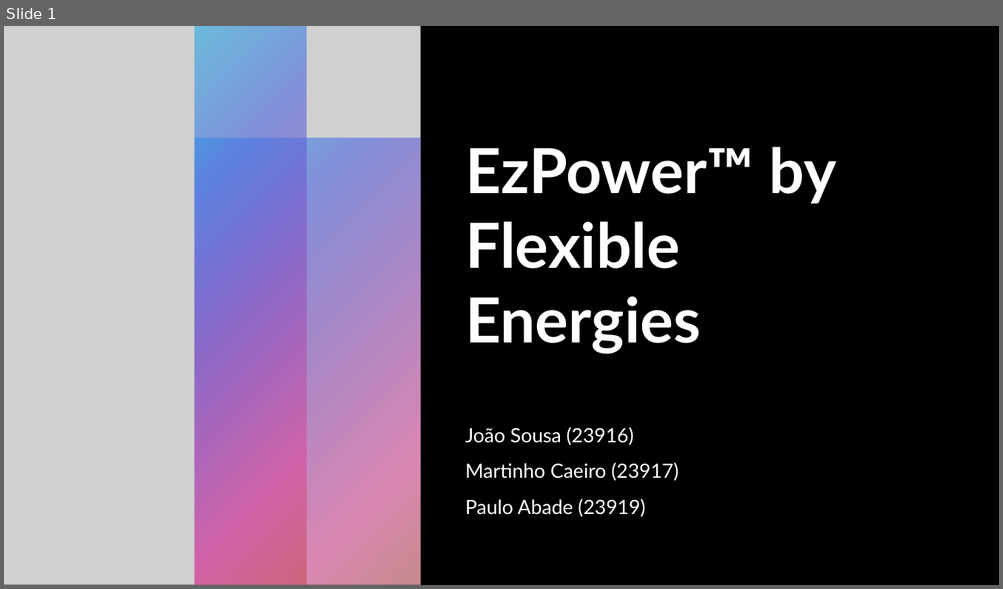
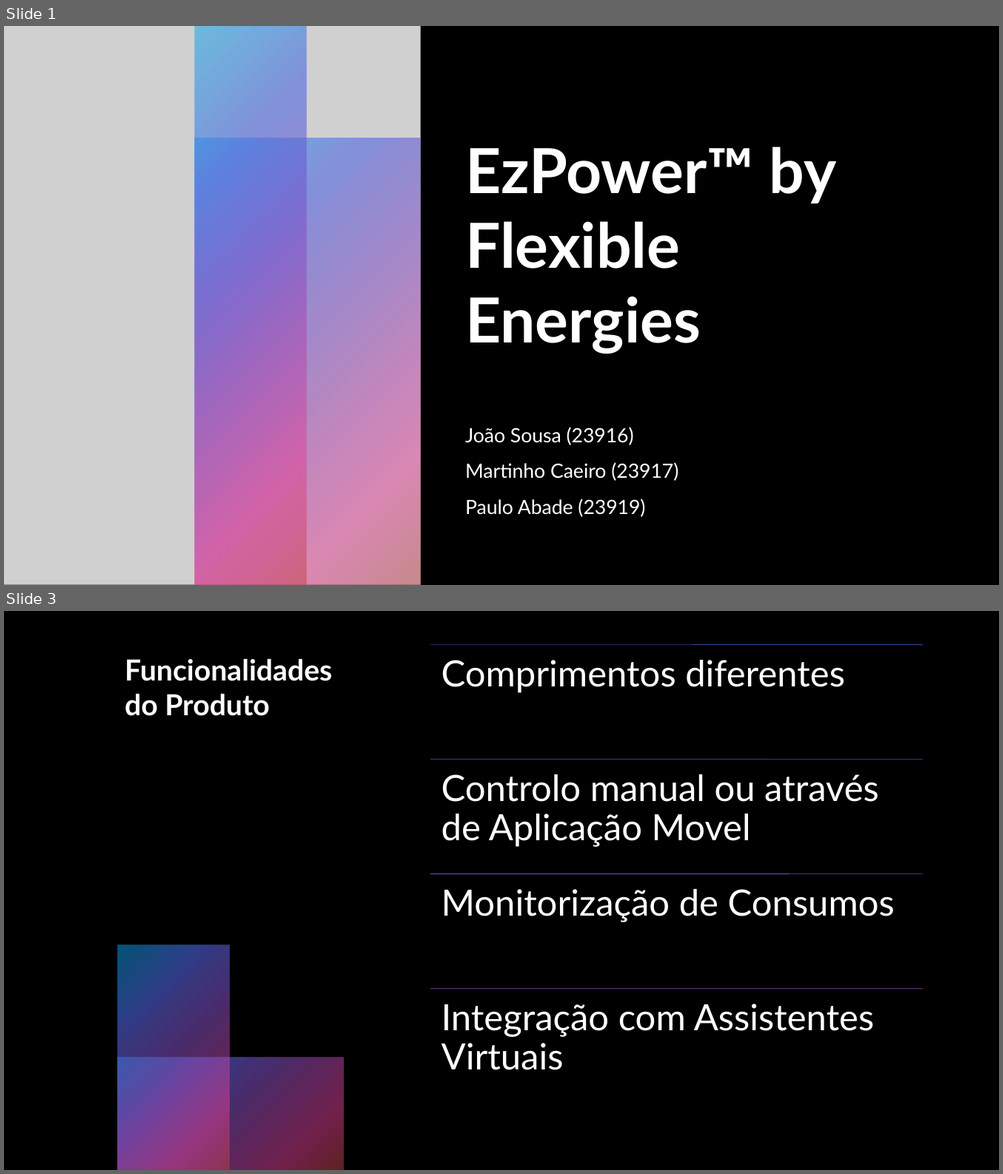
Before and after one commit to zDragonPaulo/Marketing_Projeto, a slide deck: Recursos Adicionais/EzPower™ - Apresentação do Produto.pptx. Shown one above the other, each under a label of ours: slide 1 before the commit, slides 1 and 3 after it; the slides between them are not shown. The pictures are 1003x589 and 1003x1174 pixels, drawn with LibreOffice and Linux fonts; fonts in the diff are those of the drawing; grey boxes stand for pictures. Boxes give left, top, right and bottom in pixels: in the first picture for what was removed or moved away, otherwise in the second. Text is boxed around its words. In the diff, an @@ line names an element or a change of style, - is before the commit and + after.

```diff
--- a/Recursos Adicionais/EzPower™ - Apresentação do Produto.pptx
+++ b/Recursos Adicionais/EzPower™ - Apresentação do Produto.pptx
@@ slide 3 added at [4,611,999,1170], background #000000 @@
@@ rectangle added at [4,611,51,1170], fill gradient #0BA5E8 to #5066E1 to #894EC0 to #E54196 to #BE4449 @@
@@ rectangle added at [4,611,999,1170], fill #000000 @@
@@ rectangle added at [4,658,96,1170], fill gradient #0BA5E8 to #5066E1 to #894EC0 to #E54196 to #BE4449 @@
@@ title added at [125,659,332,716], 28 pt, text #FFFFFF, bold @@
+Funcionalidades do Produto
@@ rectangle added at [117,946,229,1170], fill gradient #0BA5E8 to #5066E1 to #894EC0 to #E54196 to #BE4449 @@
@@ group added at [430,644,922,1071]: 4 lines, 4 texts @@
+Comprimentos diferentes
+Controlo manual ou através de Aplicação Movel
+Monitorização de Consumos
+Integração com Assistentes Virtuais
@@ rectangle added at [117,1058,344,1170], fill gradient #0BA5E8 to #5066E1 to #894EC0 to #E54196 to #BE4449 @@
```
Also in this commit, not shown: 4 other slides added.
